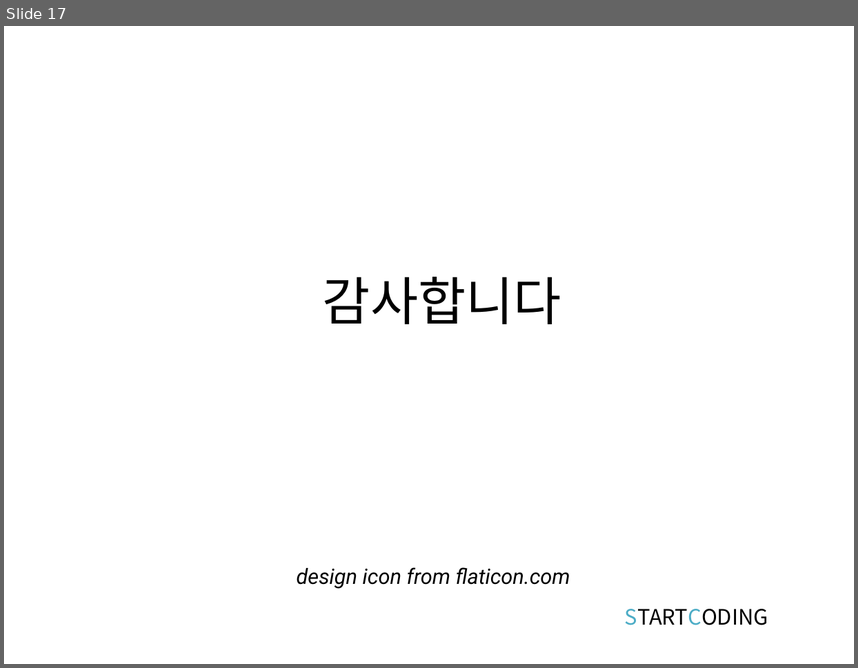
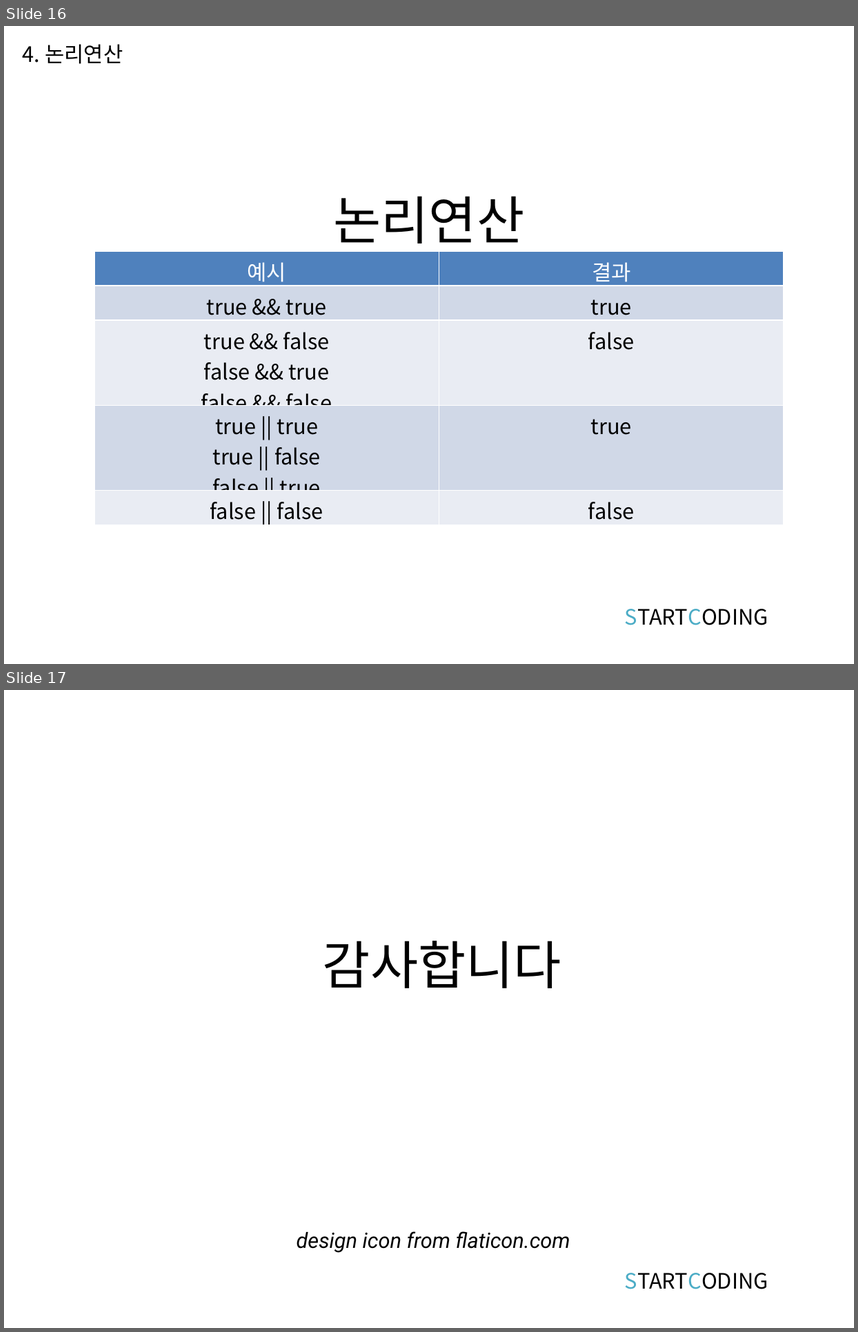
Before and after one commit to kwonkijun/python, a slide deck: 파이썬기초(PPT)/파이썬 기초 3강_연산과 연산자.pptx. Shown one above the other, each under a label of ours: slide 17 before the commit, slides 16 and 17 after it. The pictures are 858x668 and 858x1332 pixels, drawn with LibreOffice and Linux fonts; fonts in the diff are those of the drawing. Boxes give left, top, right and bottom in pixels: in the first picture for what was removed or moved away, otherwise in the second. Text is boxed around its words. In the diff, an @@ line names an element or a change of style, - is before the commit and + after.

```diff
--- a/파이썬기초(PPT)/파이썬 기초 3강_연산과 연산자.pptx
+++ b/파이썬기초(PPT)/파이썬 기초 3강_연산과 연산자.pptx
@@ slide 16 added at bbox=[4, 26, 854, 664], background #FFFFFF @@
@@ text added at bbox=[23, 44, 123, 64], 18 pt, text #000000 @@
+4. 논리연산
@@ title added at bbox=[333, 196, 524, 252], 44 pt, text #000000 @@
+논리연산
@@ table added at bbox=[94, 251, 784, 525], 5 rows, 2 columns @@
+예시 | 결과
+true && true | true
+true && false / false && true / false && false | false
+true || true / true || false / false || true | true
+false || false | false
@@ text added at bbox=[625, 608, 769, 625], 18 pt, text #000000 @@
+STARTCODING
```
Also in this commit, not shown: 2 slides changed, 12 other slides added, 13 slides removed, 6 other files.
